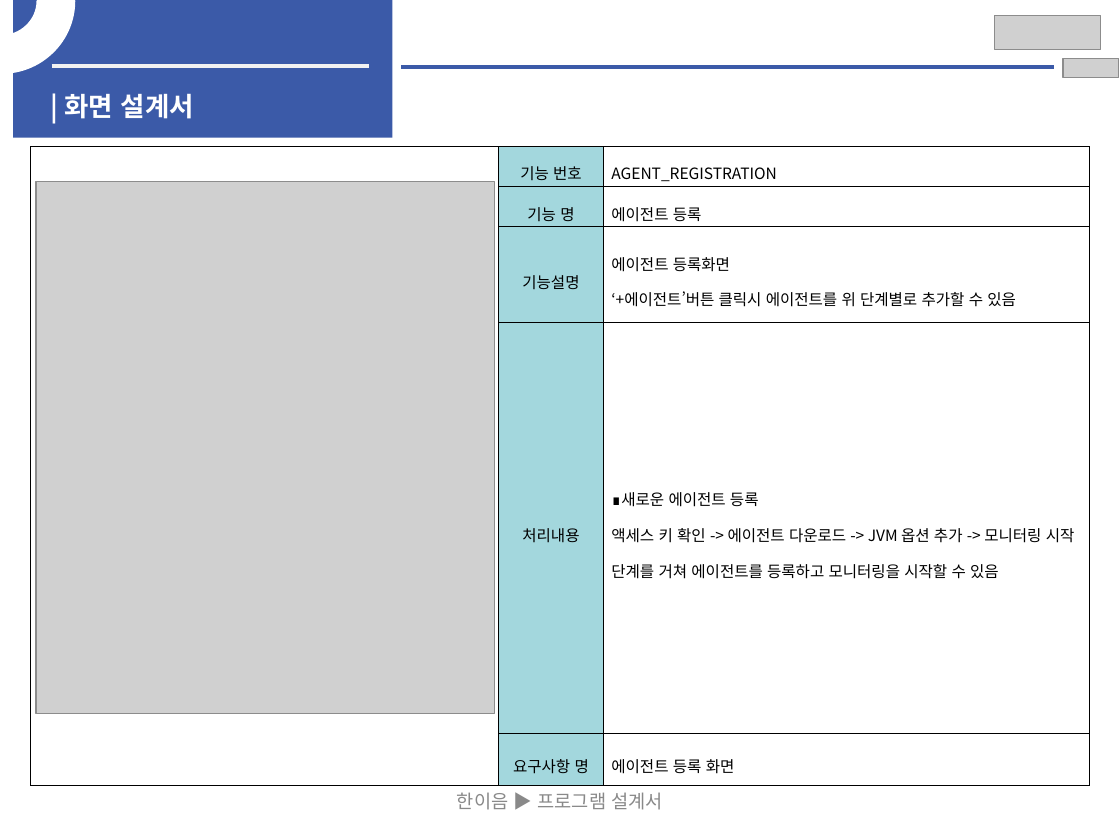
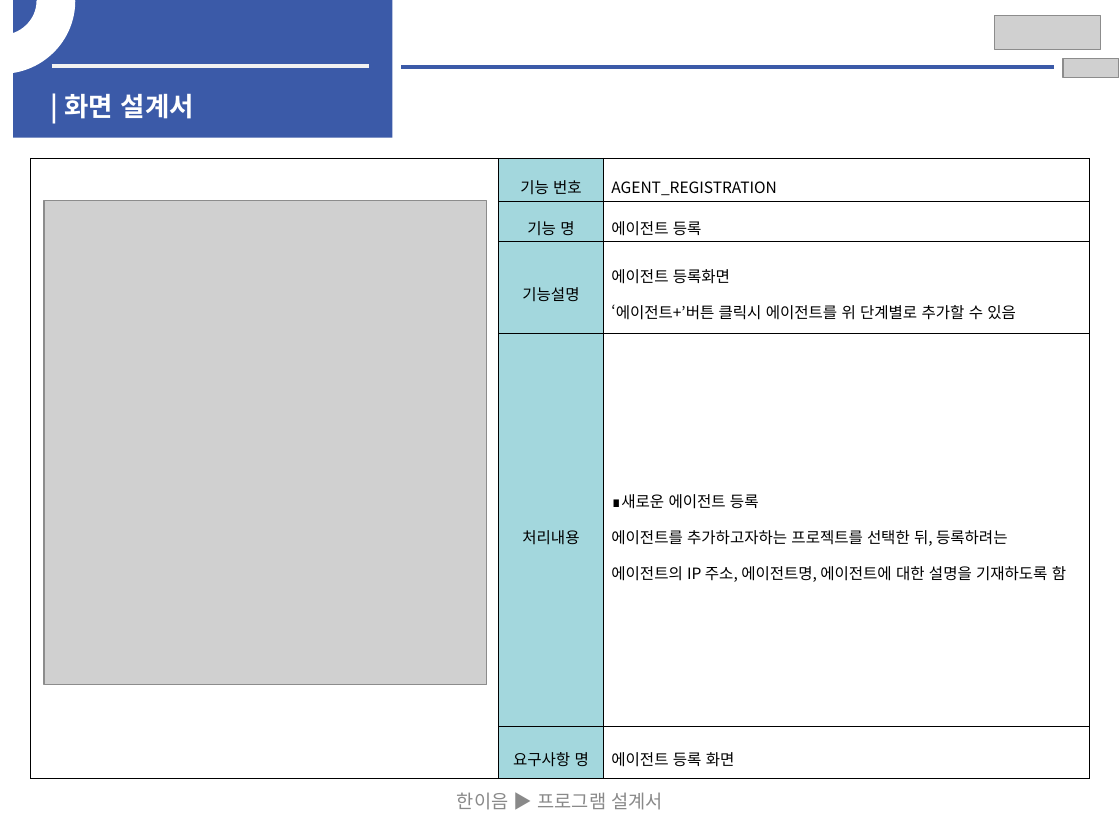
Before and after one commit to HwangYooHyun1/2023_Hanium_prj, a slide deck: slide 17 of 02_문서/03_중간보고서/2023_SW개발_HW제작설계서_일반_초안.pptx (slide 16 before the commit). Drawn at 1120x840 pixels with LibreOffice and Linux fonts; fonts in the diff are those of the drawing; grey boxes stand for pictures. Boxes give left, top, right and bottom in pixels: in the first picture for what was removed or moved away, otherwise in the second. Text is boxed around its words. In the diff, an @@ line names an element or a change of style, - is before the commit and + after.

```diff
--- a/02_문서/03_중간보고서/2023_SW개발_HW제작설계서_일반_초안.pptx
+++ b/02_문서/03_중간보고서/2023_SW개발_HW제작설계서_일반_초안.pptx
@@ table at (30,158,1089,771) @@
-row 3, column 3: 에이전트 등록화면 / ‘+에이전트’버튼 클릭시 에이전트를 위 단계별로 추가할 수 있음
+row 3, column 3: 에이전트 등록화면 / ‘에이전트+’버튼 클릭시 에이전트를 위 단계별로 추가할 수 있음
-row 4, column 3: ∎새로운 에이전트 등록 / 액세스 키 확인 -> 에이전트 다운로드 -> JVM 옵션 추가 -> 모니터링 시작 / 단계를 거쳐 에이전트를 등록하고 모니터링을 시작할 수 있음
+row 4, column 3: ∎새로운 에이전트 등록 / 에이전트를 추가하고자하는 프로젝트를 선택한 뒤, 등록하려는 에이전트의 IP 주소, 에이전트명, 에이전트에 대한 설명을 기재하도록 함
@@ table: place and size @@
-table at (30,147,1089,778)
+table at (30,158,1089,771)
@@ picture: place and size @@
-picture at (36,182,494,713)
+picture at (44,201,487,685)
```
Also in this commit, not shown: 11 other slides changed, 1 slide added.
